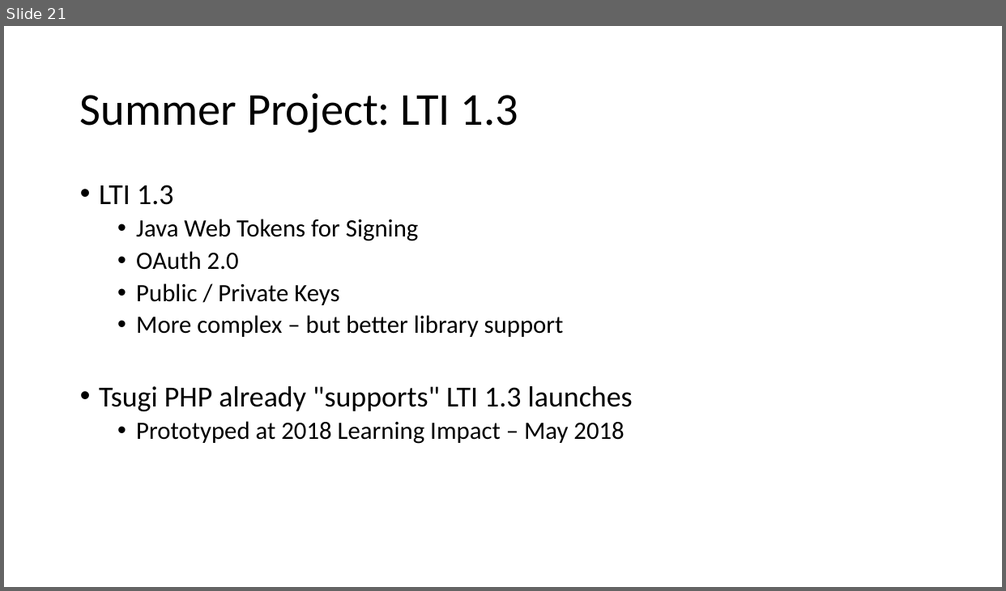
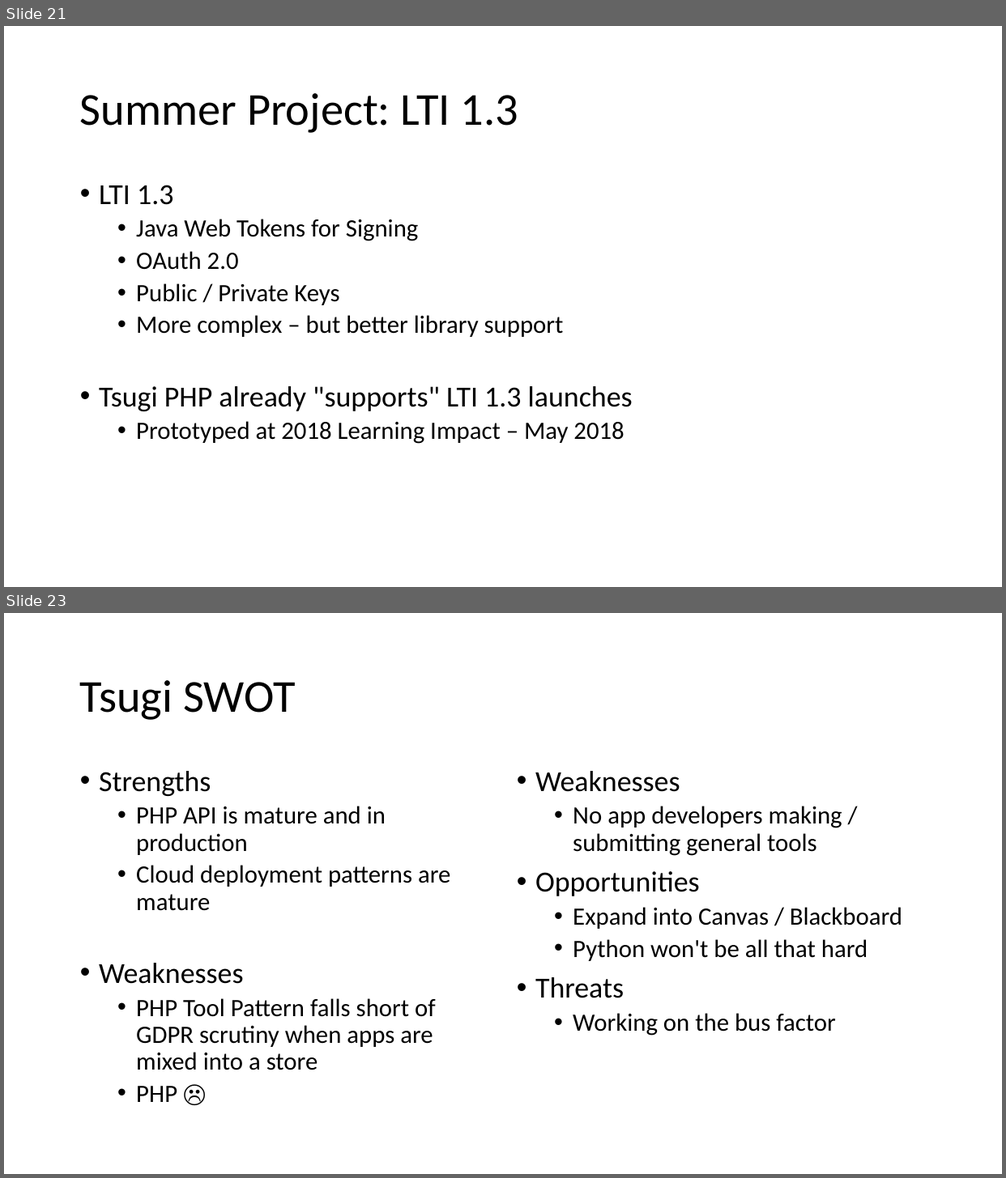
Before and after one commit to csev/talks, a slide deck: 2018/2018-05-Tsugi-Tech.pptx. Shown one above the other, each under a label of ours: slide 21 before the commit, slides 21 and 23 after it; the slides between them are not shown. The pictures are 1006x591 and 1006x1178 pixels, drawn with LibreOffice and Linux fonts; fonts in the diff are those of the drawing. Boxes give left, top, right and bottom in pixels: in the first picture for what was removed or moved away, otherwise in the second. Text is boxed around its words. In the diff, an @@ line names an element or a change of style, - is before the commit and + after.

```diff
--- a/2018/2018-05-Tsugi-Tech.pptx
+++ b/2018/2018-05-Tsugi-Tech.pptx
@@ slide 23 added at (4,613,1002,1174), background #FFFFFF @@
@@ title added at (80,680,296,720), 44 pt, text #000000 @@
+Tsugi SWOT
@@ text added at (99,771,450,1102), 24 pt, text #000000 @@
+• Strengths
+  • PHP API is mature and in production
+  • Cloud deployment patterns are mature
+• Weaknesses
+  • PHP Tool Pattern falls short of GDPR scrutiny when apps are mixed into a store
+  • PHP ☹
@@ text added at (535,771,902,1036), 24 pt, text #000000 @@
+• Weaknesses
+  • No app developers making / submitting general tools
+• Opportunities
+  • Expand into Canvas / Blackboard
+  • Python won't be all that hard
+• Threats
+  • Working on the bus factor
```
Also in this commit, not shown: 1 slide changed, 2 other files.
